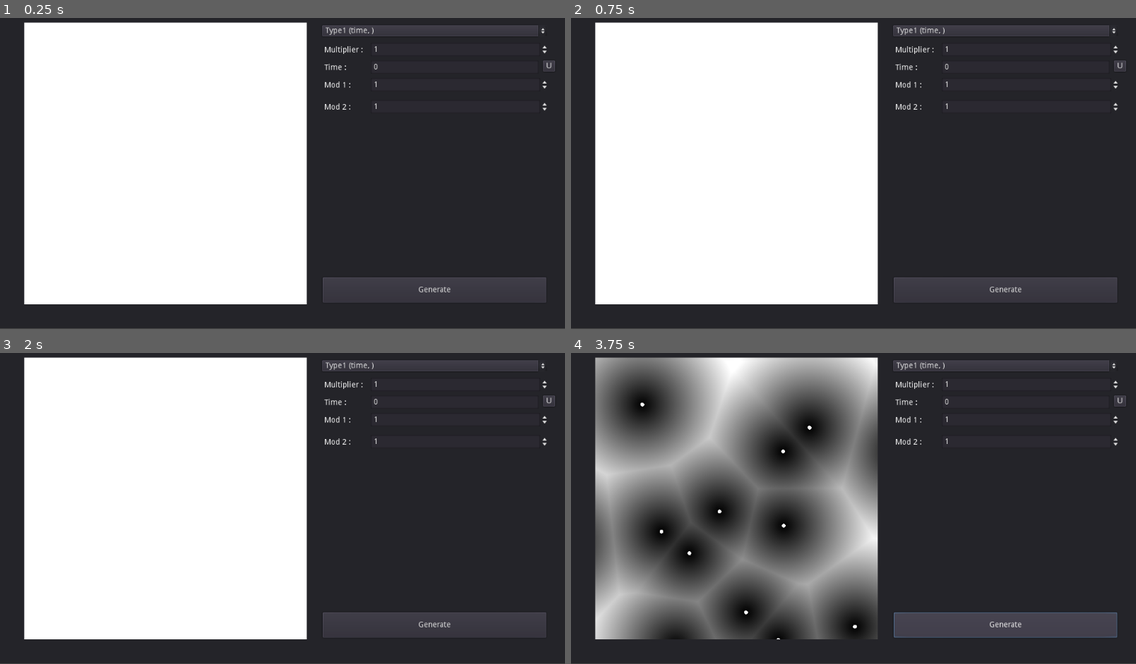
Above: before the commit, frames 1-4 (two rows, left to right).
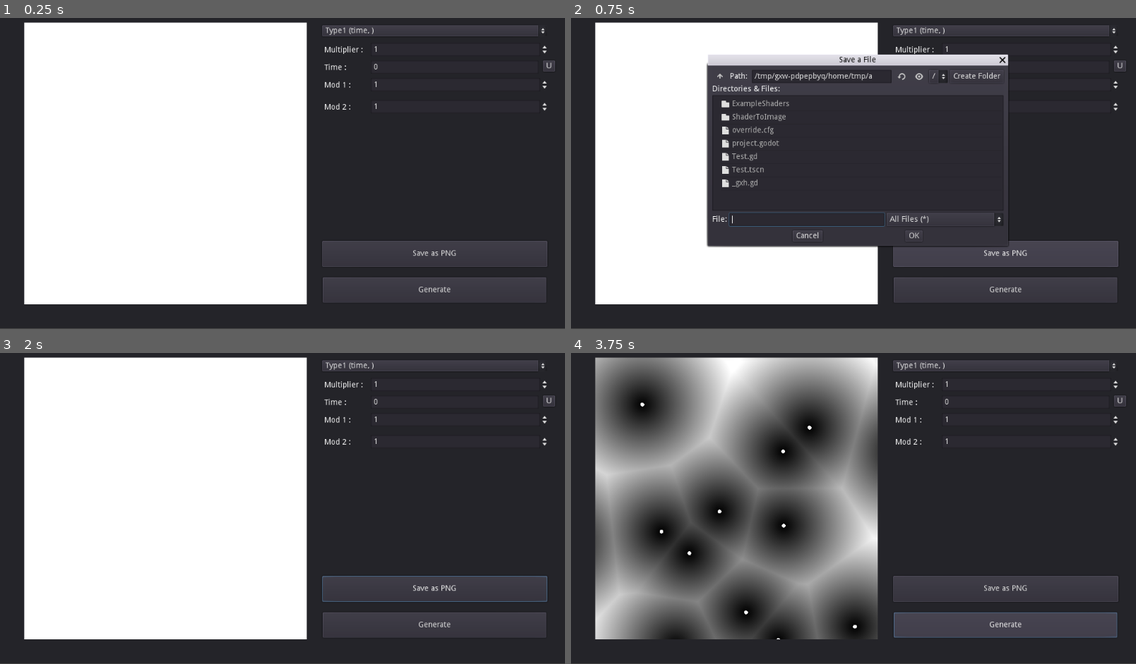
Above: after the commit, the same moments.

Repository: bitsydoge/godot-shader-to-image
Game: Godot game, scene res://Test.tscn
The game is run twice, just before and just after one commit, with the same random seed, the same clock (stepped at 60 frames per second) and the same inputs.
Inputs (mouse positions are in pixels of both pictures, inside the frame that each line leads up to):
- Up to frame 1 (0.25 s): no input
- Up to frame 2 (0.75 s): click (1006, 254) at 0.5 s, where only the run after the commit has a clickable "Save as PNG"
- Up to frame 3 (2 s): click (344, 570) at 1.25 s, where only the run after the commit has a clickable "OK"
- Up to frame 4 (3.75 s): click "Type1 (time, )" at 2 s; click "U" at 2.75 s; click "Generate" at 3.5 s

The runs differ from the first frame. In frame 1, 2.1% of the frame differs, in the area x 57-97%, y 71-81%; in frame 2, 25%, in the area x 23-97%, y 11-81%; in frame 3, 2.1%; in frame 4, 2.1%.

Commit message:
add save as png

Diff:
--- a/Test.gd
+++ b/Test.gd
@@ -99,3 +99,15 @@
 func _on_EnableTime_pressed():
 	enable_time=!enable_time
 	pass # Replace with function body.
+
+
+
+func _on_Save_as_pressed():
+	$Panel/FileDialog.popup()
+	pass # Replace with function body.
+
+
+func _on_FileDialog_file_selected(path):
+	if getted_image:
+		getted_image.save_png(path)
+	pass # Replace with function body.
--- a/Test.tscn
+++ b/Test.tscn
@@ -166,5 +166,30 @@
 __meta__ = {
 "_edit_use_anchors_": false
 }
+
+[node name="Save as" type="Button" parent="Panel"]
+anchor_left = 1.0
+anchor_top = 1.0
+anchor_right = 1.0
+anchor_bottom = 1.0
+margin_left = -440.0
+margin_top = -159.0
+margin_right = -32.0
+margin_bottom = -112.0
+text = "Save as PNG"
+__meta__ = {
+"_edit_use_anchors_": false
+}
+
+[node name="FileDialog" type="FileDialog" parent="Panel"]
+margin_left = 248.0
+margin_top = 121.108
+margin_right = 792.0
+margin_bottom = 449.108
+access = 2
+current_dir = "C:/"
+current_path = "C:/"
 [connection signal="pressed" from="Panel/Time/EnableTime" to="." method="_on_EnableTime_pressed"]
 [connection signal="pressed" from="Panel/Generate" to="." method="_on_Button_pressed"]
+[connection signal="pressed" from="Panel/Save as" to="." method="_on_Save_as_pressed"]
+[connection signal="file_selected" from="Panel/FileDialog" to="." method="_on_FileDialog_file_selected"]
--- a/project.godot
+++ b/project.godot
@@ -17,3 +17,7 @@
 
 config/name="ShaderToImage"
 run/main_scene="res://Test.tscn"
+
+[display]
+
+window/size/resizable=false
